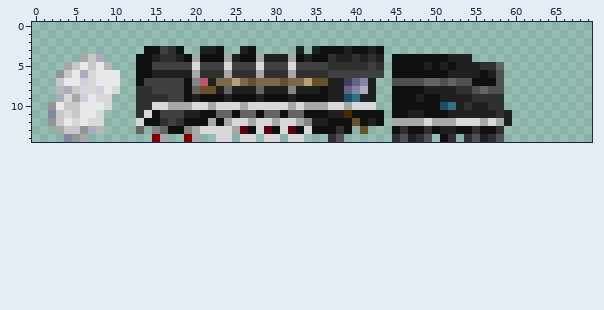
File history of a sprite sheet, docs/download_page/_static/MATE2.png. This is how it looked before the edit.
The file is 70x15 pixels.
Now the later version:
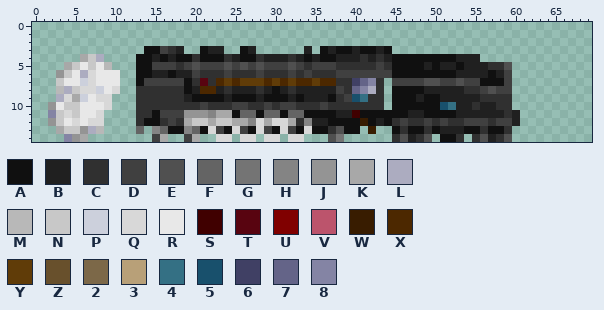
Palette (. is transparent): A #101010  B #202020  C #303030  D #404040  E #505050  F #646464  G #747474  H #848484  J #949494  K #a8a8a8  L #acacc0  M #b8b8b8  N #c8c8c8  P #ccd0dc  Q #d8d8d8  R #e8e8e8  S #400000  T #580410  U #800000  V #bc546c  W #381c00  X #4c2800  Y #603c08  Z #68502c  2 #7c6848  3 #b8a078  4 #347084  5 #18506c  6 #404064  7 #646488  8 #8484a4
Diff:
Changed rows in their new state; - is an unchanged pixel.
first column x 13:
 3 -----B--A-B--AB-----.B.-B-AB-ABA----------------
 4 ---ABA-C---C---C---CBAB-A--BCBCB-------A--B-----
 5 -----C-E---E-E-E---E-C--D----CDC-------BA--B-CE-
 6 ----A--D---D---D---D-D--C------D-------A---BABD-
 7 -------CTCXYXYYYXYXYXXYXXCC678C-DDDDEEDD-DD--AD-
 8 --CCCC-BXX-C---C-A-C---B-DC78LC---------B-CD-DD-
 9 ----CCBA-------------BBBACD54CC-----------B---C-
10 --CCCCCCDCCCDDCCDCDDCCCDCCCCCCC----------BC-B-C-
11 -C----JJJHKK------------A-BS---A-------A-----BCB
12 C-----KNN-NNKKH-KQ-KC------AWABACDCCDCDCCDDDCDDB
13 -------FA-DAQD--D--D----CE-A.W----------B-AC-AC-
14 --D---D-----------------EG-------------AC.CEBCE-
